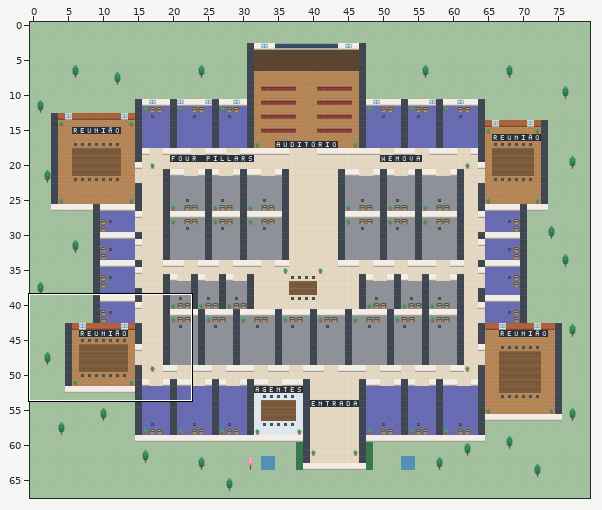
Two states of a Tiled map (JSON), escritorio.tmj. Above, an overview of the earlier version with the close-up marked.
Close-up. Old version:
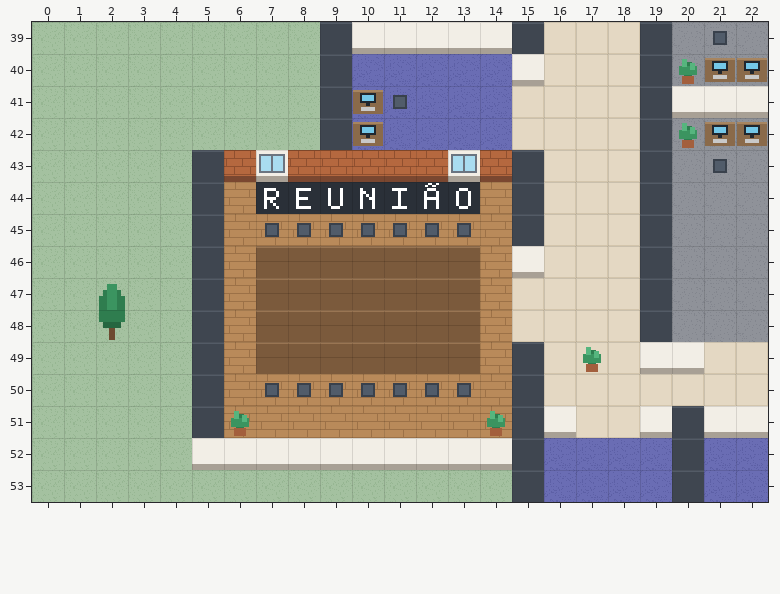
Cells are 32x32 px. Shown: x 0..22, y 39..53. The commit also changed other parts of the map, which this record leaves out.
Now the later version:
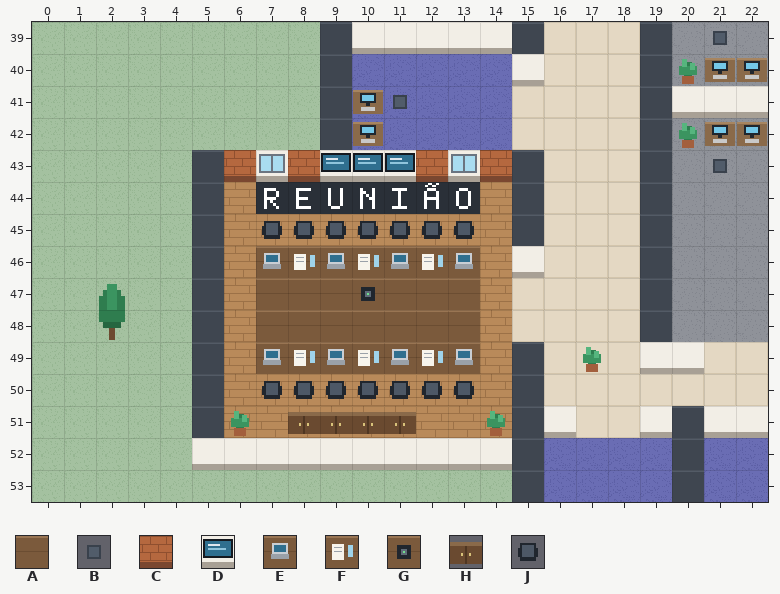
Key: from "fp-wm-office": A 17, B 18, C 29, D 35, E 36, F 37, G 38, H 40, J 43.
_ is an empty cell, . an unchanged one.
Diff:
--- layer "walls"
@@ x 9..11 @@
-43 CCC
+43 DDD
--- layer "furniture"
@@ x 7..13 @@
-45 BBBBBBB
-46 AAAAAAA
-47 ...A...
+45 JJJJJJJ
+46 EFEFEFE
+47 ...G...
@@ x 7..13 @@
-49 AAAAAAA
-50 BBBBBBB
-51 .____..
+49 EFEFEFE
+50 JJJJJJJ
+51 .HHHH..
Pixel boxes of the changes (left, top, right, bottom) in both close-ups:
changed: (320, 150, 416, 182)
changed: (262, 221, 474, 301)
changed: (262, 349, 474, 434)
